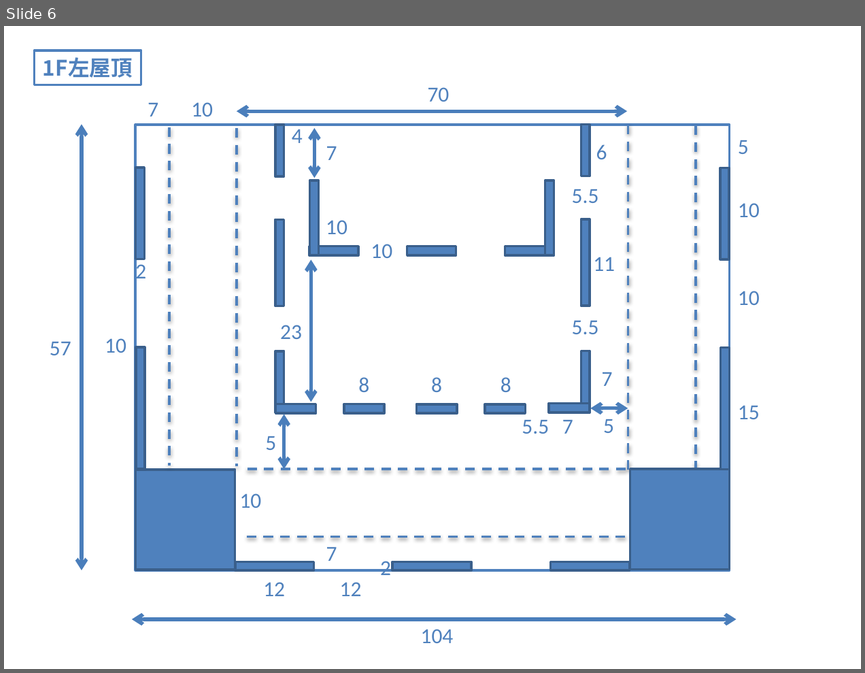
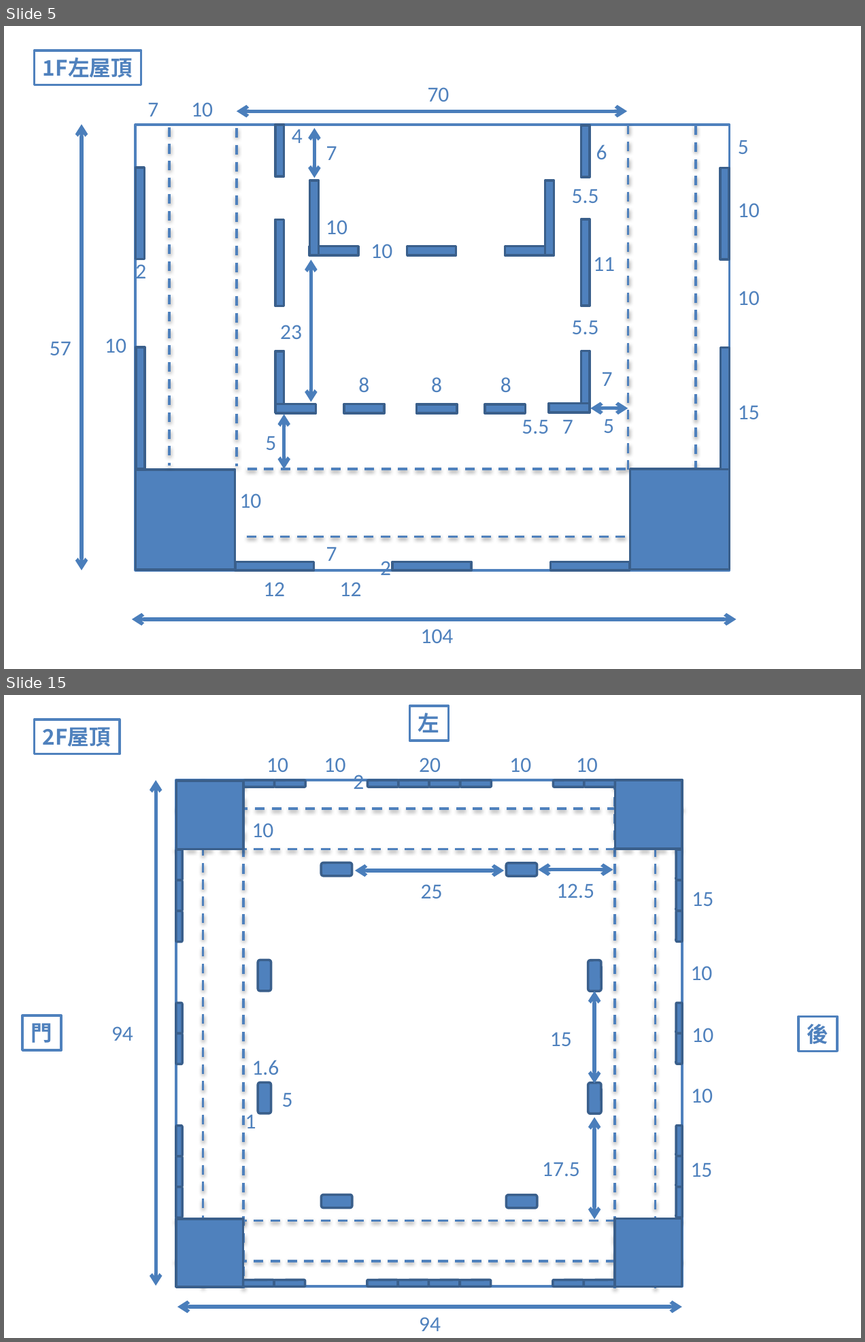
Before and after one commit to daichin/cat-house, a slide deck: cat_house.pptx. Shown one above the other, each under a label of ours: slide 6 before the commit, slides 5 and 15 after it; the slides between them are not shown. The pictures are 865x673 and 865x1342 pixels, drawn with LibreOffice and Linux fonts; fonts in the diff are those of the drawing. Boxes give left, top, right and bottom in pixels: in the first picture for what was removed or moved away, otherwise in the second. Text is boxed around its words. In the diff, an @@ line names an element or a change of style, - is before the commit and + after.

```diff
--- a/cat_house.pptx
+++ b/cat_house.pptx
@@ slide 15 added at (x1=4, y1=695, x2=861, y2=1338), background #FFFFFF @@
@@ rectangle added at (x1=409, y1=706, x2=448, y2=741), fill #FFFFFF, outline #4F81BD 2 pt, 18 pt, text #4F81BD, bold @@
+左
@@ rectangle added at (x1=34, y1=720, x2=119, y2=754), fill #FFFFFF, outline #4F81BD 2 pt, 18 pt, text #4F81BD, bold @@
+2F屋頂
@@ group added at (x1=111, y1=758, x2=713, y2=1331): 40 rounded rectangles, 21 texts, 8 lines, 6 double arrows, 5 rectangles @@
+94
+94
+10
+10
+10
+10
+20
+2
+10
+15
+10
+10
+10
+15
+1.6
+5
+17.5
+12.5
+1
+25
+15
@@ rectangle added at (x1=22, y1=1015, x2=60, y2=1050), fill #FFFFFF, outline #4F81BD 2 pt, 18 pt, text #4F81BD, bold @@
+門
@@ rectangle added at (x1=798, y1=1016, x2=837, y2=1051), fill #FFFFFF, outline #4F81BD 2 pt, 18 pt, text #4F81BD, bold @@
+後
@@ what was slide 6 is now slide 5 @@
```
Also in this commit, not shown: 5 slides changed, 11 other slides added, 1 slide removed, 4 other files.
